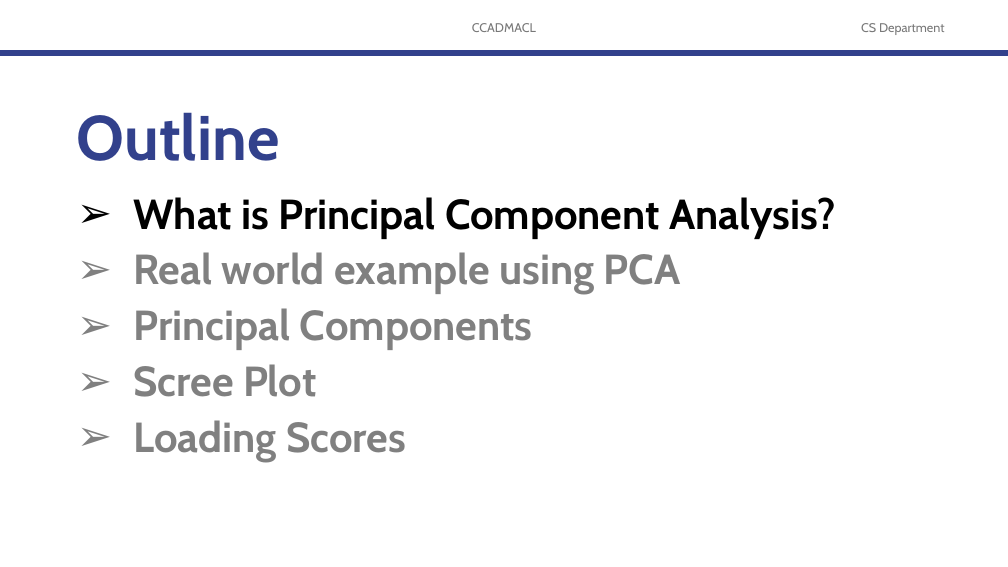
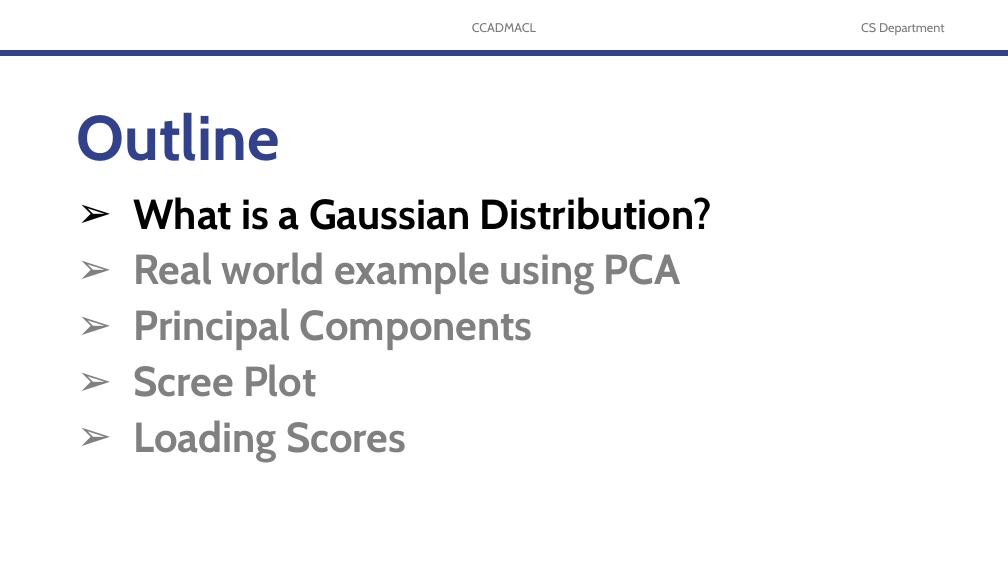
Before and after one commit to robitussin/CCADMACL, a slide deck: slide 2 of 8 - Gaussian Mixture Models/Introduction to Gaussian Mixture Models.pptx. Drawn at 1008x567 pixels with LibreOffice and Linux fonts; fonts in the diff are those of the drawing; background and template pictures are left out. Boxes give left, top, right and bottom in pixels: in the first picture for what was removed or moved away, otherwise in the second. Text is boxed around its words. In the diff, an @@ line names an element or a change of style, - is before the commit and + after.

```diff
--- a/8 - Gaussian Mixture Models/Introduction to Gaussian Mixture Models.pptx
+++ b/8 - Gaussian Mixture Models/Introduction to Gaussian Mixture Models.pptx
@@ text at [134,197,712,230]: text changed @@
-➢ What is Principal Component Analysis?
+➢ What is a Gaussian Distribution?
```
Also in this commit, not shown: 2 other slides changed, 46 slides added, 1 other file.
